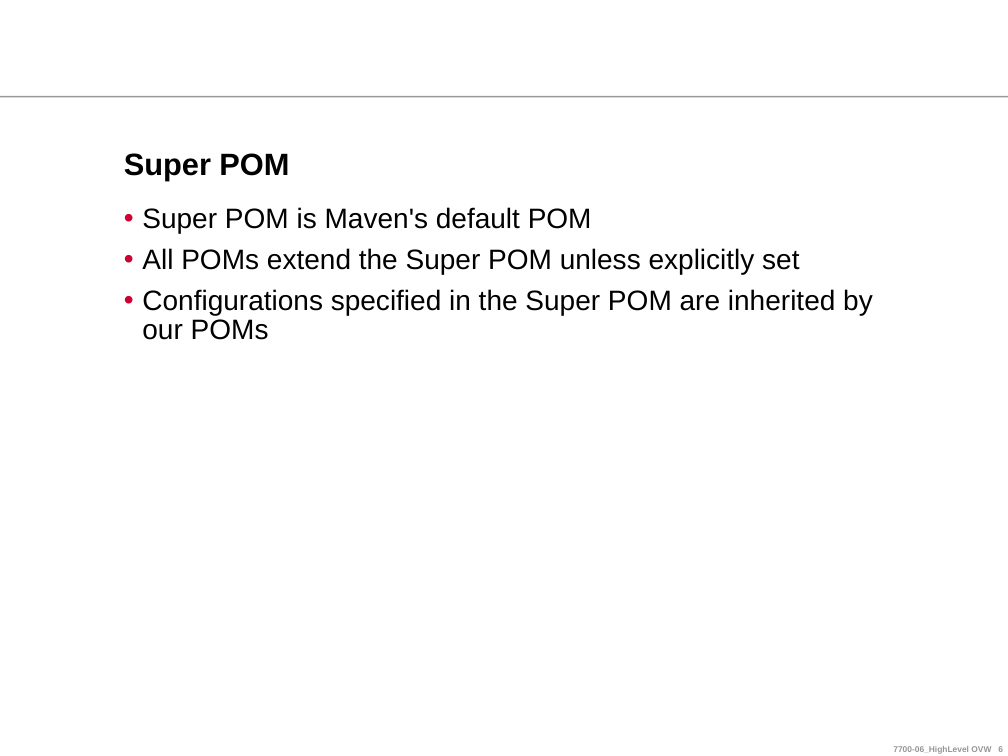
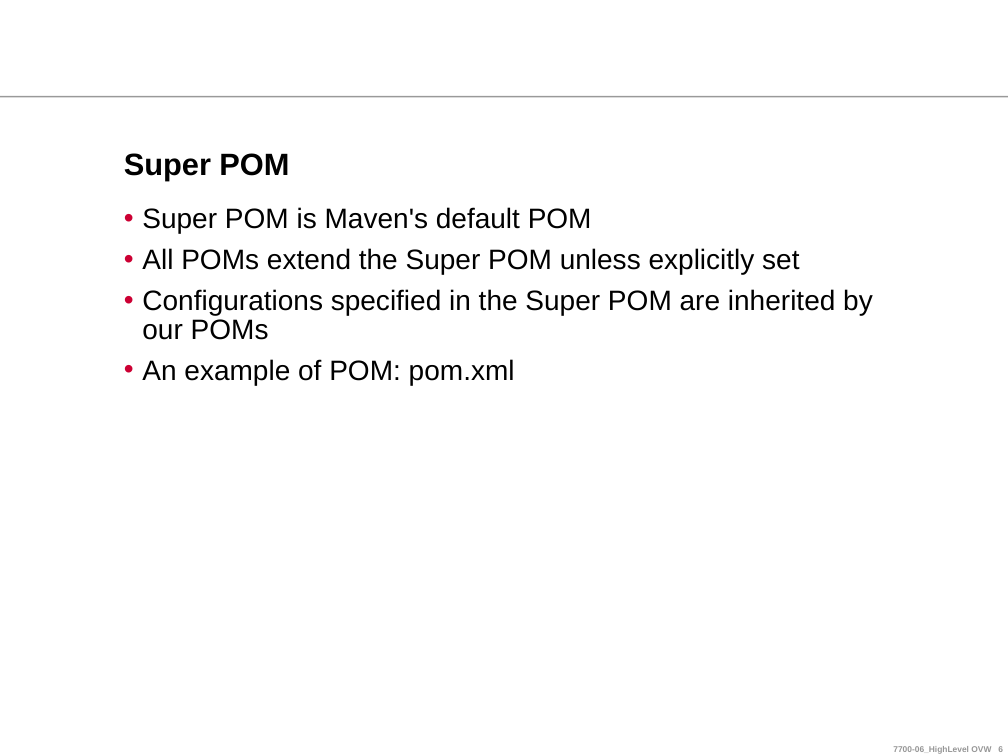
Before and after one commit to ndlongit/longnd-data, a slide deck: slide 6 of Document/Tutorial/[Presentation] Maven.ppt. Drawn at 1008x756 pixels with LibreOffice and Linux fonts; fonts in the diff are those of the drawing; background and template pictures are left out. Boxes give left, top, right and bottom in pixels: in the first picture for what was removed or moved away, otherwise in the second. Text is boxed around its words. In the diff, an @@ line names an element or a change of style, - is before the commit and + after.

```diff
--- a/Document/Tutorial/[Presentation] Maven.ppt
+++ b/Document/Tutorial/[Presentation] Maven.ppt
@@ text at (142,359,515,385): paragraph added @@
+• An example of POM: pom.xml
```
Also in this commit, not shown: 3 other slides changed, 1 slide removed.
